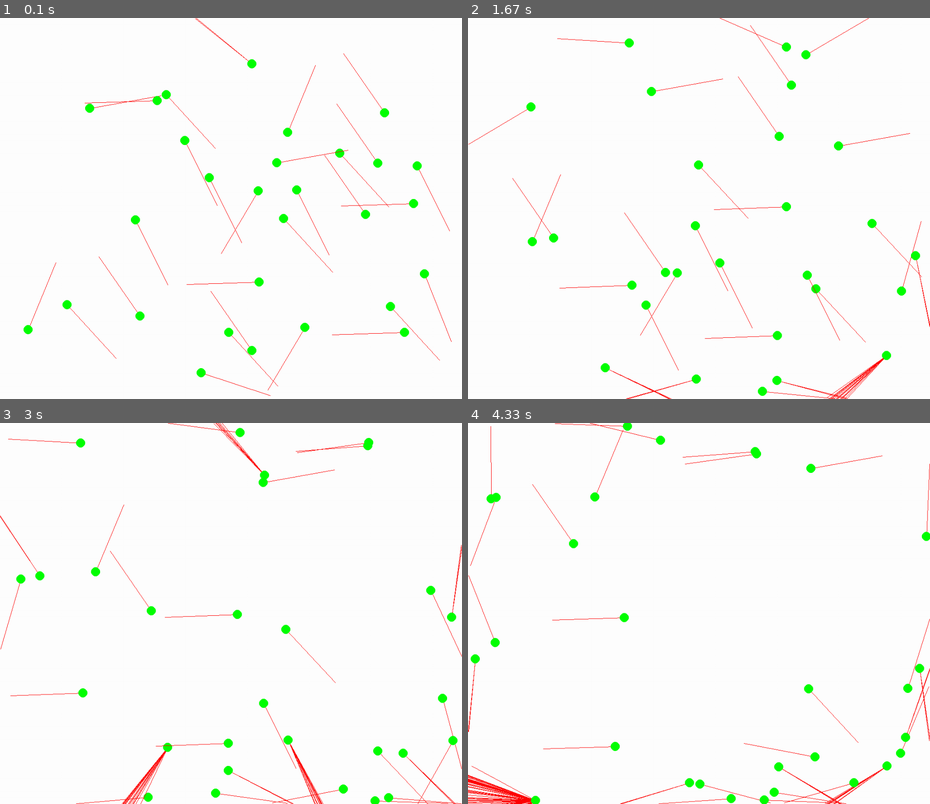
Above: before the commit, frames 1-4 (two rows, left to right).
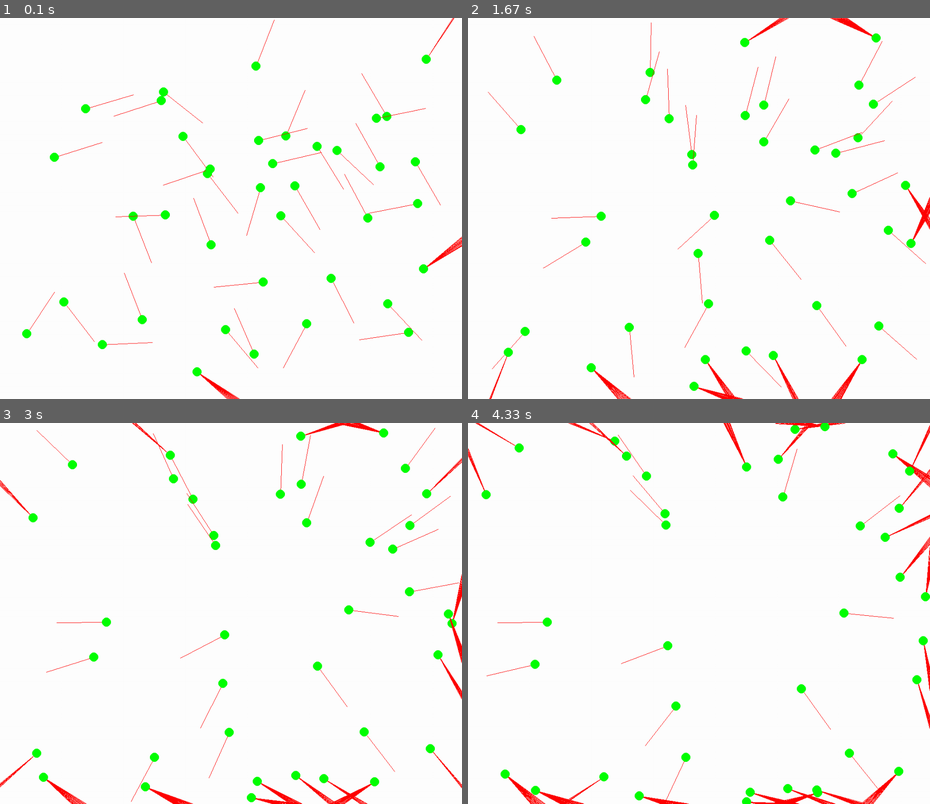
Above: after the commit, the same moments.

Repository: christiangryt/python_rel
Game: pygame game, started from boids/boid-pygame.py
The game is run twice, just before and just after one commit, with the same random seed, the same clock (stepped at 60 frames per second) and the same inputs.
Inputs:
- Up to frame 1 (0.1 s): no input
- Up to frame 2 (1.67 s): no input
- Up to frame 3 (3 s): no input
- Up to frame 4 (4.33 s): no input

The runs differ from the first frame. In frame 1, 3.7% of the frame differs, in the area x 4-100%, y 0-100%; in frame 2, 5.4%; in frame 3, 5.7%; in frame 4, 6.1%, in the area x 0-100%, y 0-100%.

Commit message:
nesten fikset boid seperation rule, små ting som må fikses

Diff:
--- a/boids/boid-pygame.py
+++ b/boids/boid-pygame.py
@@ -11,19 +11,19 @@
 spdVek = pygame.math.Vector2([3,1])
 bb = []
 
-for i in range (1, 30):
+for i in range (1, 40):
 
     pos1 = r.randint(40, width - 40)
     pos2 = r.randint(40, height- 40)
 
     spd = pygame.math.Vector2(1,2)
-    spd.rotate_ip_rad(np.floor(r.randint(0, np.floor(2*np.pi))))
+    spd.rotate_rad_ip(np.floor(r.randint(0, np.floor(2*np.pi))))
 
     spd = pygame.math.Vector2(spd)
     pos = pygame.math.Vector2(pos1, pos2)
 
     # ny = boid.boid(pygame.math.Vector2(1,2), [width / (i + 10), height / (i + 10)], 150, 0.02, 100, (0,255,0))
-    ny = boid.boid(spd, pos, 150, 0.01, (0,255,0), 30)
+    ny = boid.boid(spd, pos, 100, 0.01, (0,255,0), 100)
 
 
     bb.append(ny)
@@ -62,9 +62,9 @@
     # oppdatere posisjon
     # ball_pos[0] += speed[0]
     # ball_pos[1] += speed[1]
-    for b in bb:
+    # for b in bb:
 
-        b.position += b.speed
+    #     b.position += b.speed
 
     #finner avstand til nærmeste vegg??
     #vecTilVegg = pygame.math.Vector2(min(ball_pos[0], width - ball_pos[0]), min(ball_pos[1], height - ball_pos[1]))
@@ -83,7 +83,10 @@
     # synLengde = ball_radius * 9
     # test_retning = pygame.math.Vector2(speed)
 
-    for b in bb:
+    for b in boid.boid.instanser:
+
+        b.position[0] += b.speed[0]
+        b.position[1] += b.speed[1]
 
         test_retning = pygame.math.Vector2(b.speed)
 
@@ -99,11 +102,11 @@
 
                 if prov % 2 == 1:
 
-                    test_retning.rotate_rad_ip(r.random() * b.rotmen * prov)
+                    test_retning.rotate_rad_ip(b.rotmen * prov)
 
                 else:
 
-                    test_retning.rotate_rad_ip(r.random() * b.rotmen * -prov)
+                    test_retning.rotate_rad_ip(b.rotmen * -prov)
 
                 # roterer en så en annen ved mod
                 # roter speed og prøv igjen
@@ -116,12 +119,13 @@
                 b.speed = test_retning
                 break
 
-        for bbb in boid.boid.instanser:
 
-            ut = bbb.seperation()
-            # bbb.speed *= ut
+        lagring = b.seperation()
 
         pygame.draw.circle(screen, b.color, b.position, b.radius, 0)
+
+        # DEBUG
+        #pygame.draw.line(screen, red, b.position, (b.position - lagring) * 5)
 
     # vektor til hver vegg
     # v1 = pygame.math.Vector2(ball_pos[0], 0)
@@ -157,4 +161,4 @@
 
     pygame.display.flip()
 
-    clock.tick(60)
+    clock.tick(20)
--- a/boids/boid.py
+++ b/boids/boid.py
@@ -55,31 +55,49 @@
         Om sant, styr unna
         '''
 
+        #sum av avstander til alle andre boids
+        # fant feilen, ved å referere til self.speed lager jeg ikke en kopi av speed, men jeg peker på samme objekt, altså vil hastigheten til boiden øke
+        mellom = pygame.math.Vector2(self.speed)
+
         for b in boid.instanser:            # alle boids
 
             # om jeg sjekker meg selv forkaster jeg
             if self == b:
                 continue
 
+            # avstand mellom 2 boid
+            diffPos = self.position - b.position
+            avstand = diffPos.magnitude()
+
+            # Ved å sette denne til - blir de trukket mot hverandre
+            # DETTE MÅ FIKSES, TIL SAMMEN VIL ALLE DYTTE ALLE UT, MEN HVER ENKELT "PRESSER"
+            # IKKE NOK SÅ DE EGENTLIG BARE IGNORER HVERANDRE
+            mellom += diffPos * (1 / avstand)
+
             # avstands vektor
-            avstandsVektor = self.position - b.position
+            #avstandsVektor += mellom * (1 / avstand)
+            # print (avstandsVektor)
 
-            # finner lengde av vektoren
-            avstand = avstandsVektor.magnitude()
+        #vinkelKraft = self.speed.angle_to(avstandsVektor.normalize())
 
-            #pygame.math.Vector2()
+        # DEBUG
 
-            vekkKraft = avstandsVektor
+        #vinkel mellom ny retning og speed Vec2 akk nå
+        vinkel_mellom = self.speed.angle_to(mellom)
 
-            if avstand <= self.bubble:
+        #roter self.speed mot denne (med en eller annen faktor)
+        self.speed.rotate_ip(vinkel_mellom * 0.05)
 
-                # finner vektor vekk
-                vekkRetning = avstandsVektor.normalize()
+        #return mellom
 
-                # finner hvor hardt den må dytte
-                vekkKraft += vekkRetning / avstand
+        # self.speed += avstandsVektor.normalize() * 0.05
+        # skalerer vinkel med avstand
+        #vinkelKraft *= 0.05
 
-        # opdatere retningen til boid
-        vekkKraft *= self.speed
+        #roterer speed med så mye
 
-        #return vekkKraft
+        # DENNE ER DOOKIE FORDI DEN BARE VRIR SEG SAMME VEG
+        # FINN EN MÅTE Å FINNE KORTESTE VINKEL
+        #self.speed.rotate_ip(vinkelKraft)
+
+        # return avstandsVektor
